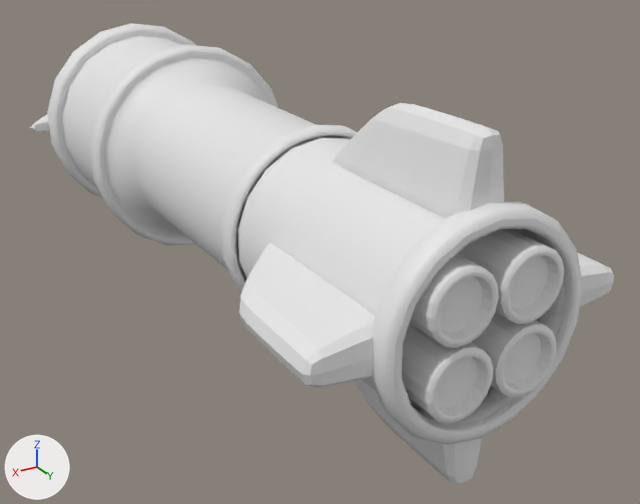
Two versions of the FBX model Assets/Models/Rocket4.fbx, one commit apart.
Both versions are drawn from a 50 mm camera at (0.93, 0.849, 0.715) aimed at (-0.15, -0.951, -0.185). The lights are fixed; the arrows at lower left show +X, +Y and +Z. Where no turn or scale is listed for an object, it has been applied to the vertices.
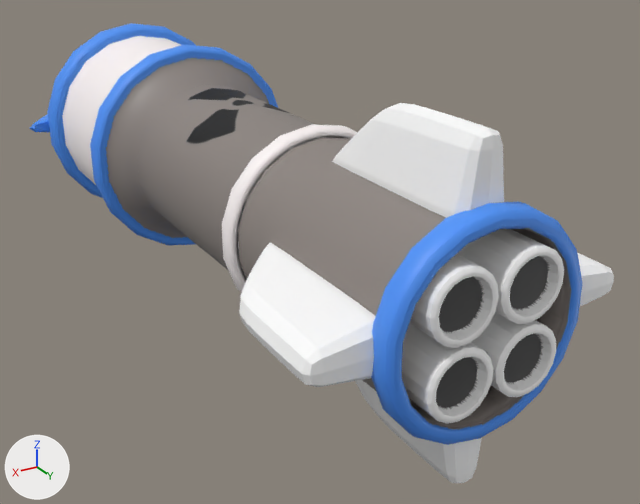
The newer file is also turned or shifted as a whole; pictures and numbers use the older file's frame.

The change, as a list of edits to the scene's bpy script:
```text
Add img_rocket4_png:
    img_rocket4_png = load_image('Rocket4.png', '../Textures/Rocket4.png', 1024, 1024, 'sRGB')
Change mat_r4base:
    where n2 = _N.new('ShaderNodeTexImage'); n2.name = 'Image Texture'
    n2.image: img_r4basenormal_png -> img_rocket4_png
    add n4 = _N.new('ShaderNodeTexImage'); n4.name = 'Image Texture.001'
    add n4.image = img_r4basenormal_png
    where n3 = _N.new('ShaderNodeNormalMap'); n3.name = 'Normal Map'
    remove _L.new(n2.outputs[0], n3.inputs[1])  # 'Color' to 'Color'
    where n0 = _N.new('ShaderNodeBsdfPrincipled'); n0.name = 'Principled BSDF'
    add _L.new(n2.outputs[0], n0.inputs[0])  # 'Color' to 'Base Color'
    add _L.new(n4.outputs[0], n3.inputs[1])  # 'Color' to 'Color'
Change me_cube_027:
    where me_cube_027.from_pydata(...)  # 488 vertices, 480 faces; spans x -0.343..0.343, y -0.589..-0.17, z -0.343..0.343
    used by ob_cube_010; location = (0.0, 0.0, 0.0)
    me_cube_027 part 2: texture (UV) coordinates of 480 of 480 faces, centred in x -0.338..0.338, y -0.586..-0.172, z -0.338..0.338, changed; they spanned u 0.12..0.88, v 0.0..1.0 and now span u 0.04..0.11, v 0.79..0.88
    add me_cube_027.materials.append(mat_r4base)
Change me_cylinder_008:
    where me_cylinder_008.from_pydata(...)  # 504 vertices, 440 faces; spans x -0.146..0.146, y -0.251..-0.119, z -0.146..0.146
    used by ob_cylinder_010; location = (0.0, 0.0, 0.0)
    me_cylinder_008 part 1: texture (UV) coordinates of 440 of 440 faces, centred in x -0.143..0.143, y -0.251..-0.119, z -0.143..0.143, changed; they spanned u 0.0..1.0, v 0.01..1.0 and now span u 0.37..0.53, v 0.75..0.91
    add me_cylinder_008.materials.append(mat_r4base)
```

Where the change shows, as pixel boxes [x1, y1, x2, y2] in the pictures (640 x 504 px):
'Cylinder.008', surface changed: [47, 23, 583, 445] in both
'Cube.010', surface changed, recoloured: [239, 103, 614, 484] in both
'Cylinder.010', surface changed, recoloured: [402, 229, 564, 424] in both
'Plane.002', surface changed (grey to blue): [30, 114, 50, 132] in both
